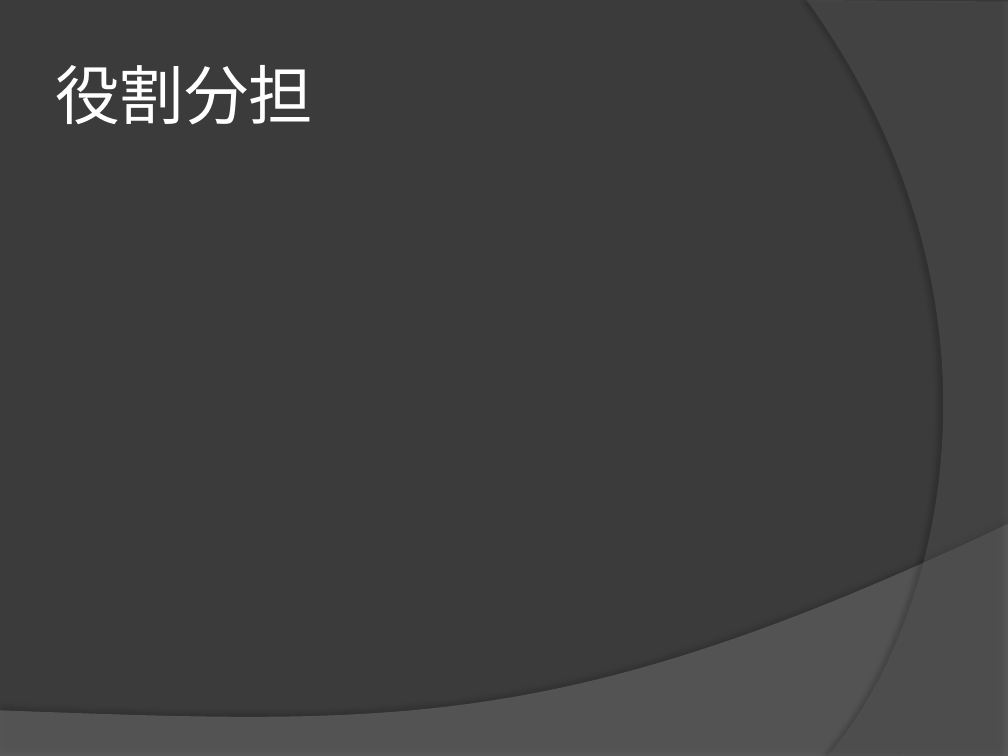
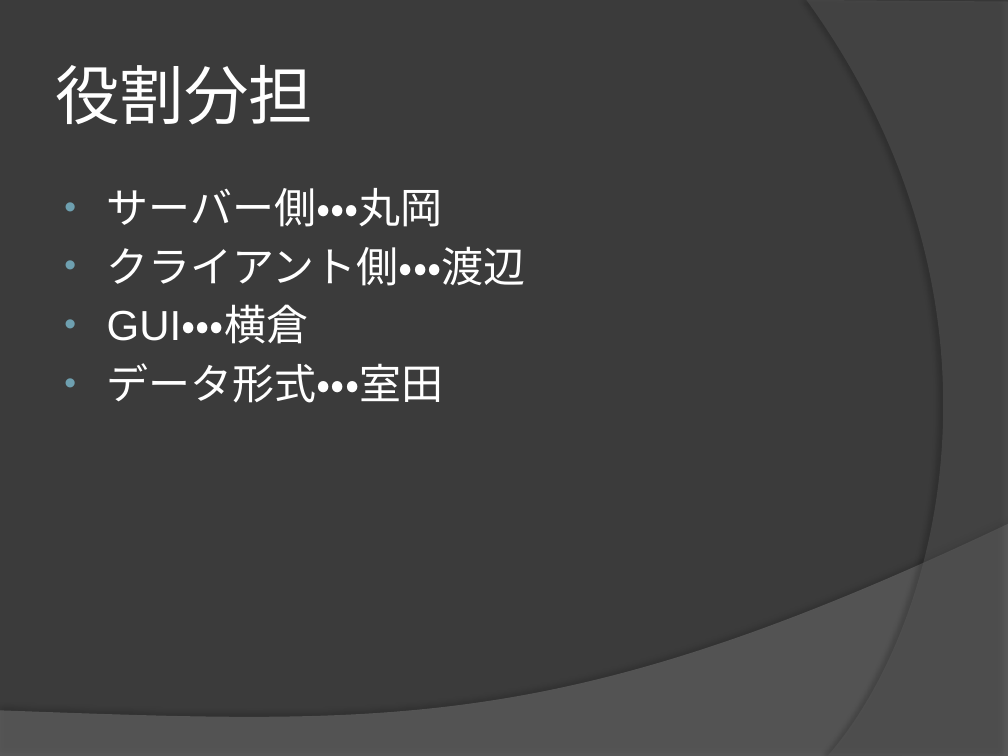
Before and after one commit to ymurota/SoftwareApp, a slide deck: slide 4 of SoftwarePP.pptx. Drawn at 1008x756 pixels with LibreOffice and Linux fonts; fonts in the diff are those of the drawing. Boxes give left, top, right and bottom in pixels: in the first picture for what was removed or moved away, otherwise in the second. Text is boxed around its words. In the diff, an @@ line names an element or a change of style, - is before the commit and + after.

```diff
--- a/SoftwarePP.pptx
+++ b/SoftwarePP.pptx
@@ text added at (107,188,526,403), 30 pt, text #FFFFFF @@
+• サーバー側・・・丸岡
+• クライアント側・・・渡辺
+• GUI・・・横倉
+• データ形式・・・室田
```
Also in this commit, not shown: 6 other slides changed, 1 slide added.
